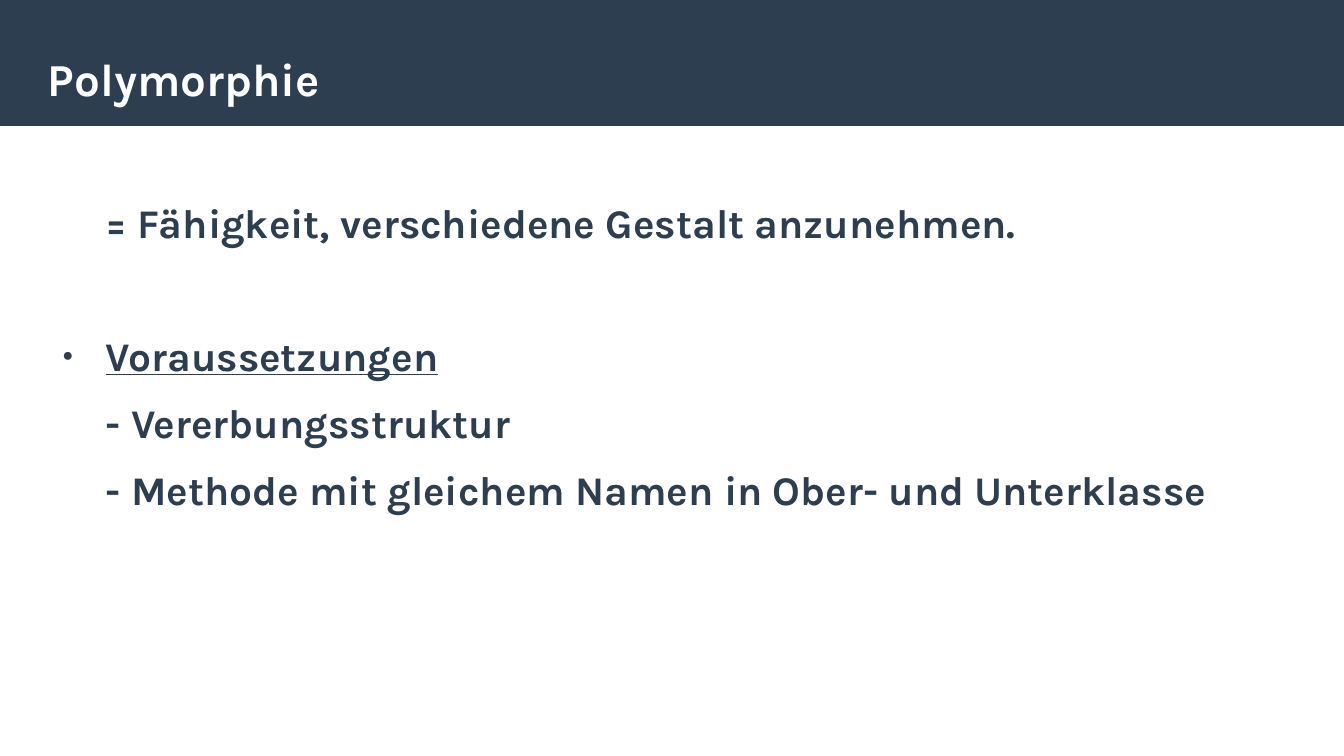
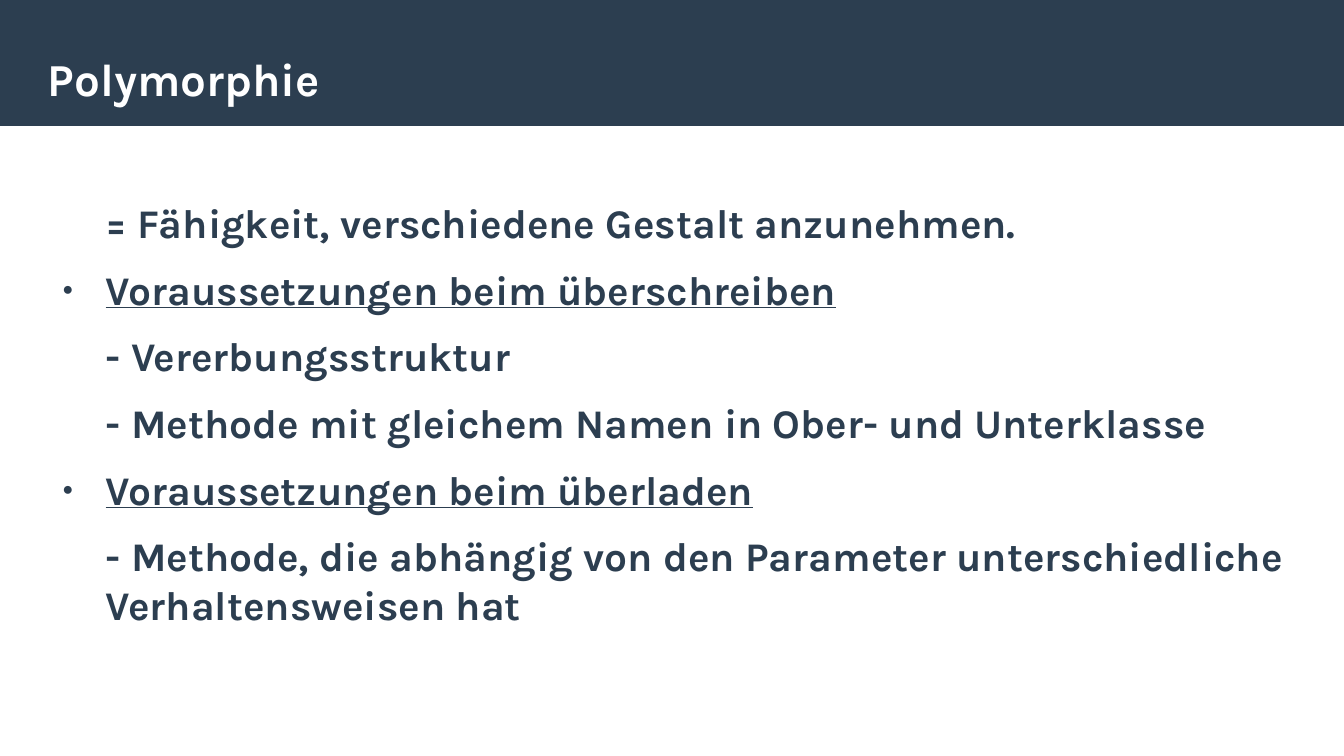
Before and after one commit to jcronenberg/School, a slide deck: slide 3 of csharp/ifa12b/polymorphism/polymorphism.odp (slide 2 before the commit). Drawn at 1344x756 pixels with LibreOffice and Linux fonts; fonts in the diff are those of the drawing. Boxes give left, top, right and bottom in pixels: in the first picture for what was removed or moved away, otherwise in the second. Text is boxed around its words. In the diff, an @@ line names an element or a change of style, - is before the commit and + after.

```diff
--- a/csharp/ifa12b/polymorphism/polymorphism.odp
+++ b/csharp/ifa12b/polymorphism/polymorphism.odp
@@ text at <box>106,276,836,315</box>: text changed @@
-● Voraussetzungen
+● Voraussetzungen beim überschreiben
@@ text at <box>106,476,1282,621</box>: paragraphs added @@
+● Voraussetzungen beim überladen
+- Methode, die abhängig von den Parameter unterschiedliche Verhaltensweisen hat
```
Also in this commit, not shown: 3 other slides changed, 2 slides added, 1 other file.
